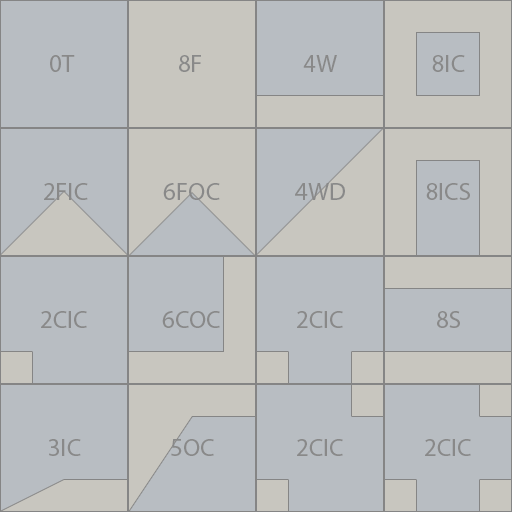
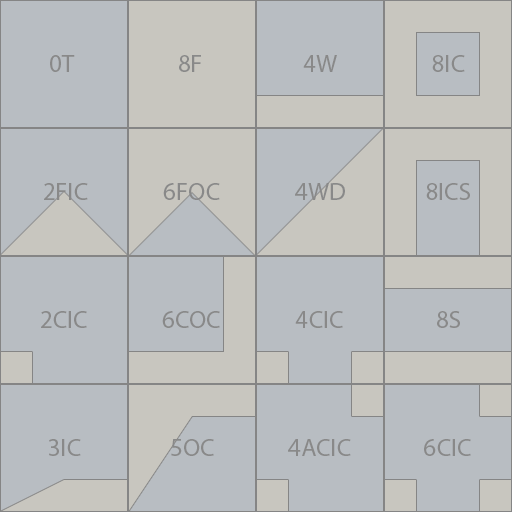
Comparing the layer stacks of the two 512 × 512 images. Changes:
renamed "2CIC" to "6CIC", painted on it over [left=424, top=439, right=436, bottom=456]
renamed "2CIC" to "4ACIC", painted on it over [left=288, top=439, right=351, bottom=456]
renamed "2CIC" to "4CIC", painted on it over [left=295, top=311, right=308, bottom=328]
